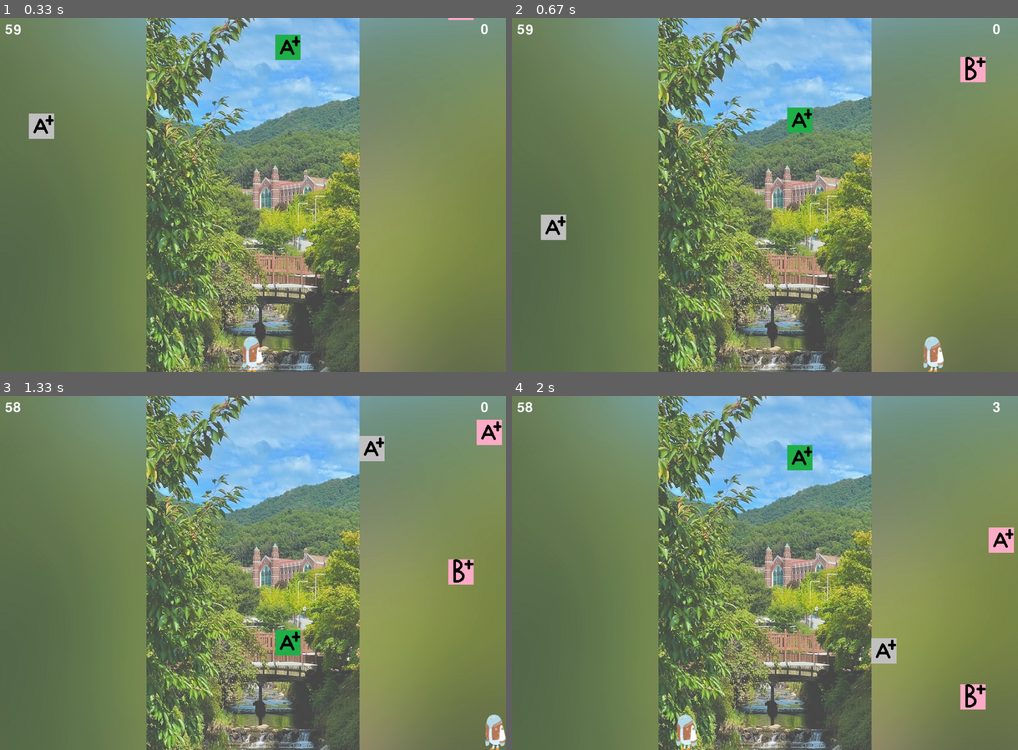
Above: before the commit, frames 1-4 (two rows, left to right).
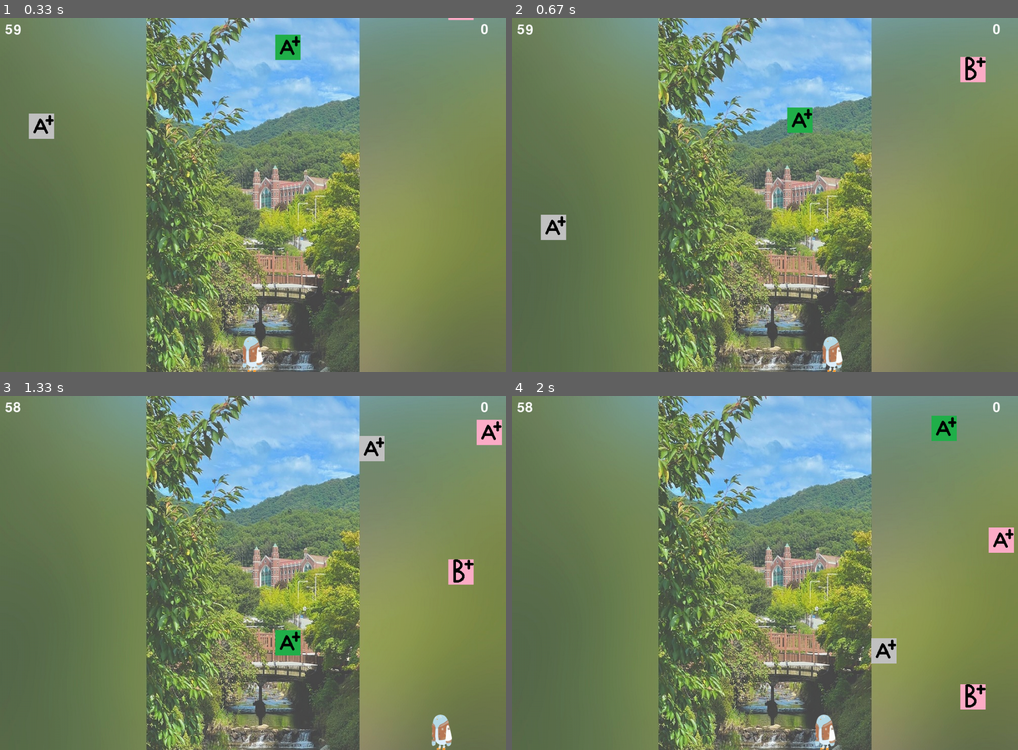
Above: after the commit, the same moments.

Repository: Burna0912/team_project
Game: pygame game, started from workspace/boo_pygame.py
Two runs of this game, one before a commit and one after it. Both use one fixed random seed, a clock stepped at 60 frames per second and the inputs below.
Inputs:
- Up to frame 1 (0.33 s): no input
- Up to frame 2 (0.67 s): hold Right from 0.33 s (still down)
- Up to frame 3 (1.33 s): release Right at 0.8 s; hold Right 0.83-1.3 s
- Up to frame 4 (2 s): hold Left 1.33-1.87 s; hold Left from 1.9 s (still down)

Frame 1 is identical in both runs. In frame 2, 0.6% of the frame differs, in the area x 61-86%, y 90-100%; in frame 3, 0.6%; in frame 4, 1.4%, in the area x 32-97%, y 1-100%.

Commit message:
Boo spped change

Diff:
--- a/workspace/boo_pygame.py
+++ b/workspace/boo_pygame.py
@@ -93,7 +93,7 @@
 
 # 시작 시간
 start_ticks = pygame.time.get_ticks()
-boo_speed = 1
+boo_speed = 0.4 # 부 이동 속도 설정
 
 running = True
 while running:
